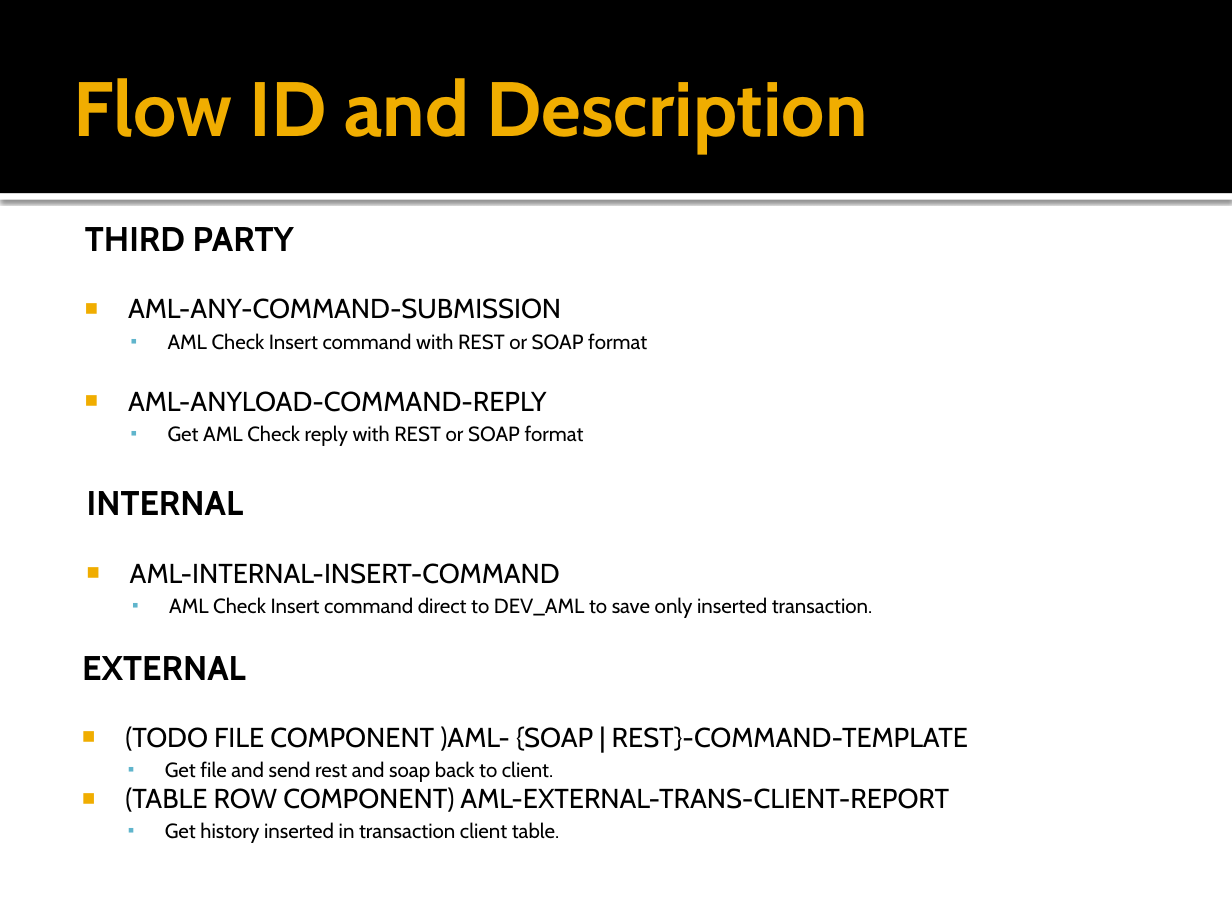
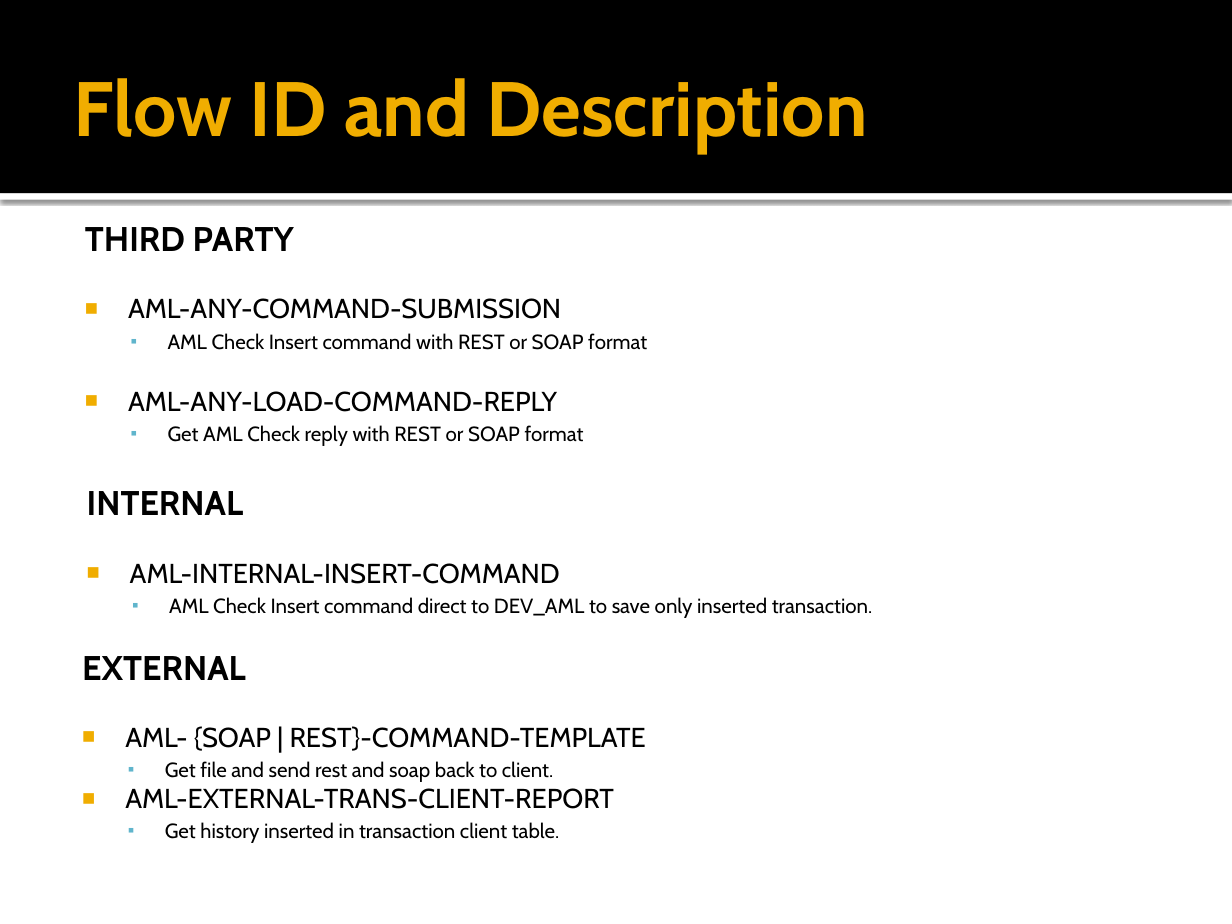
Before and after one commit to preciouspearlsano/mas-aml-check, a slide deck: slide 5 of amlcheck-docs/AML Check API.pptx. Drawn at 1232x924 pixels with LibreOffice and Linux fonts; fonts in the diff are those of the drawing. Boxes give left, top, right and bottom in pixels: in the first picture for what was removed or moved away, otherwise in the second. Text is boxed around its words. In the diff, an @@ line names an element or a change of style, - is before the commit and + after.

```diff
--- a/amlcheck-docs/AML Check API.pptx
+++ b/amlcheck-docs/AML Check API.pptx
@@ text at (128,391,557,412): text changed @@
-■ AML-ANYLOAD-COMMAND-REPLY
+■ AML-ANY-LOAD-COMMAND-REPLY
@@ text at (125,726,646,751): text changed @@
-■ (TODO FILE COMPONENT )AML- {SOAP | REST}-COMMAND-TEMPLATE
+■ AML- {SOAP | REST}-COMMAND-TEMPLATE
@@ text at (125,788,614,809): text changed @@
-■ (TABLE ROW COMPONENT) AML-EXTERNAL-TRANS-CLIENT-REPORT
+■ AML-EXTERNAL-TRANS-CLIENT-REPORT
```
Also in this commit, not shown: 19 other files.
